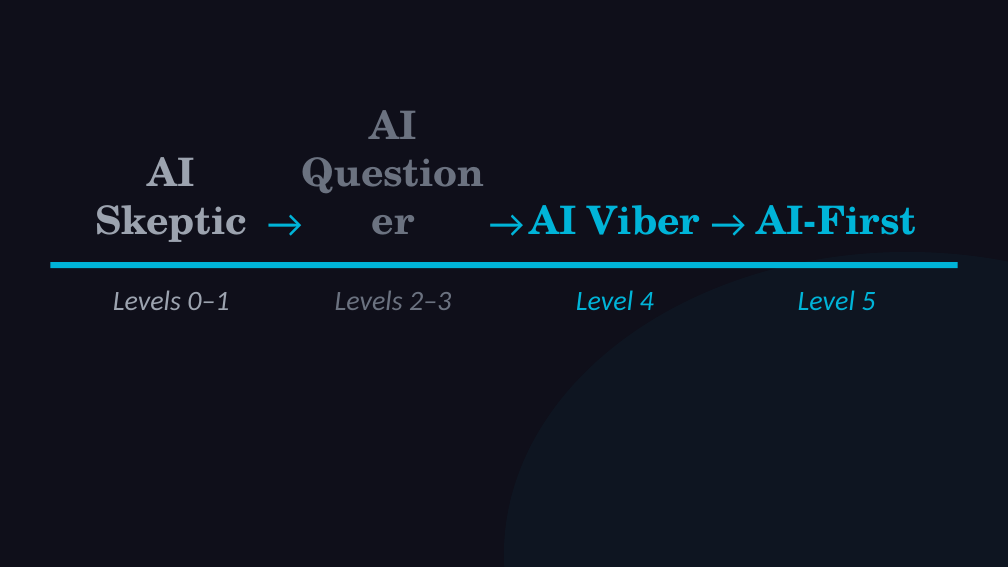
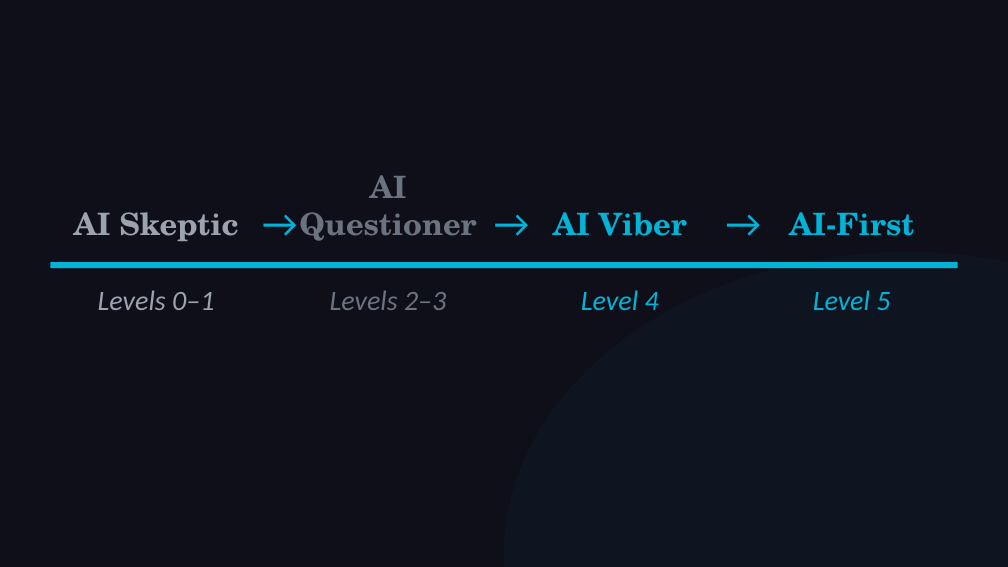
Before and after one commit to michaelengland/ai-best-practices, a slide deck: slide 65 of Getting-Agents-to-Give-Up-Their-Secrets.pptx. Drawn at 1008x567 pixels with LibreOffice and Linux fonts; fonts in the diff are those of the drawing. Boxes give left, top, right and bottom in pixels: in the first picture for what was removed or moved away, otherwise in the second. Text is boxed around its words. In the diff, an @@ line names an element or a change of style, - is before the commit and + after.

```diff
--- a/Getting-Agents-to-Give-Up-Their-Secrets.pptx
+++ b/Getting-Agents-to-Give-Up-Their-Secrets.pptx
@@ size 28 to 22 pt in 4 elements at (553,212,687,236), (299,175,476,241), (789,212,914,236), (74,212,238,241) @@
@@ text "AI Skeptic": place and size @@
-text "AI Skeptic" at (95,157,247,242)
+text "AI Skeptic" at (74,212,238,241)
@@ text "AI Questioner": place and size @@
-text "AI Questioner" at (370,110,417,139)
+text "AI Questioner" at (299,175,476,241)
@@ text "→" rewrapped from (267,192,297,252) to (262,192,282,252) @@
@@ text "→" rewrapped from (489,192,519,252) to (494,192,514,252) @@
@@ text "→" rewrapped from (711,192,741,252) to (726,192,746,252) @@
@@ text "Levels 0–1": place and size @@
-text "Levels 0–1" at (113,290,229,310)
+text "Levels 0–1" at (98,290,214,310)
@@ text "Levels 2–3": place and size @@
-text "Levels 2–3" at (335,290,451,310)
+text "Levels 2–3" at (330,290,446,310)
@@ text "Level 4": place and size @@
-text "Level 4" at (576,290,654,310)
+text "Level 4" at (581,290,659,310)
@@ text "Level 5": place and size @@
-text "Level 5" at (798,290,875,310)
+text "Level 5" at (813,290,890,310)
```
Also in this commit, not shown: 4 other slides changed, 31 other files.
